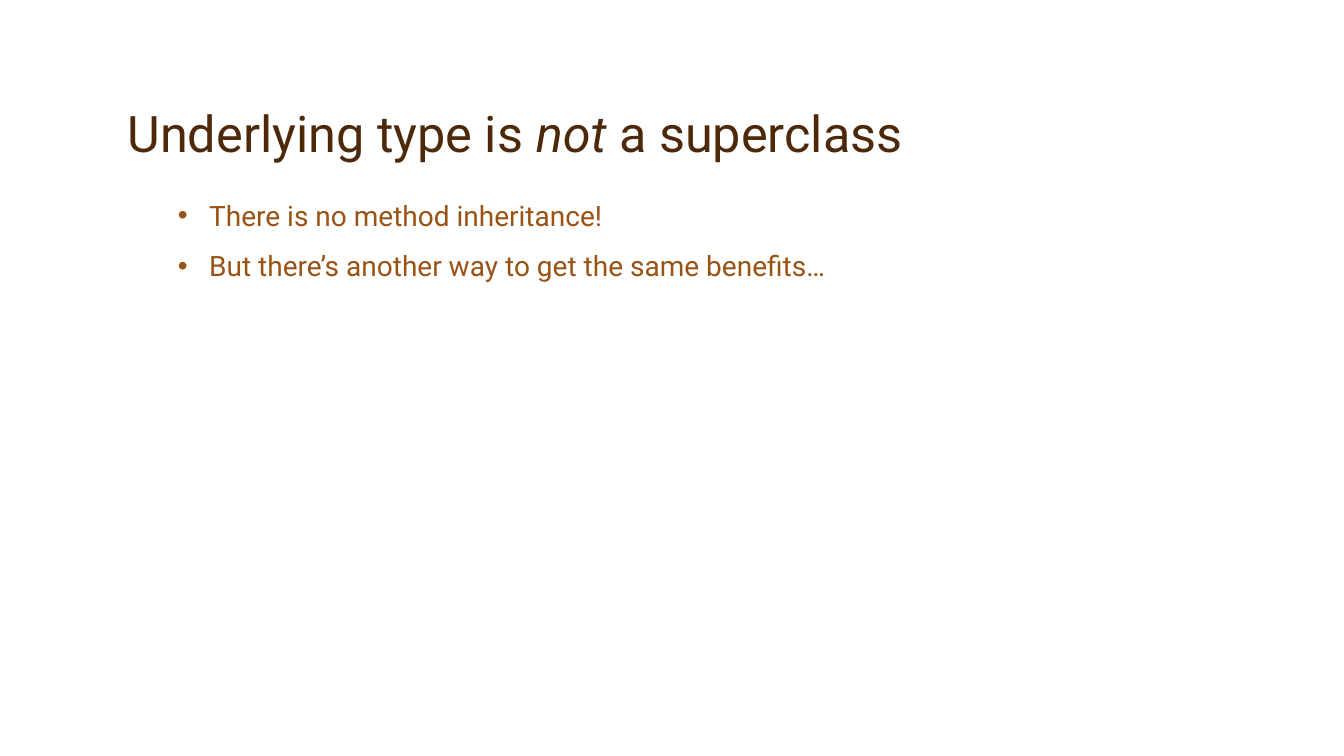
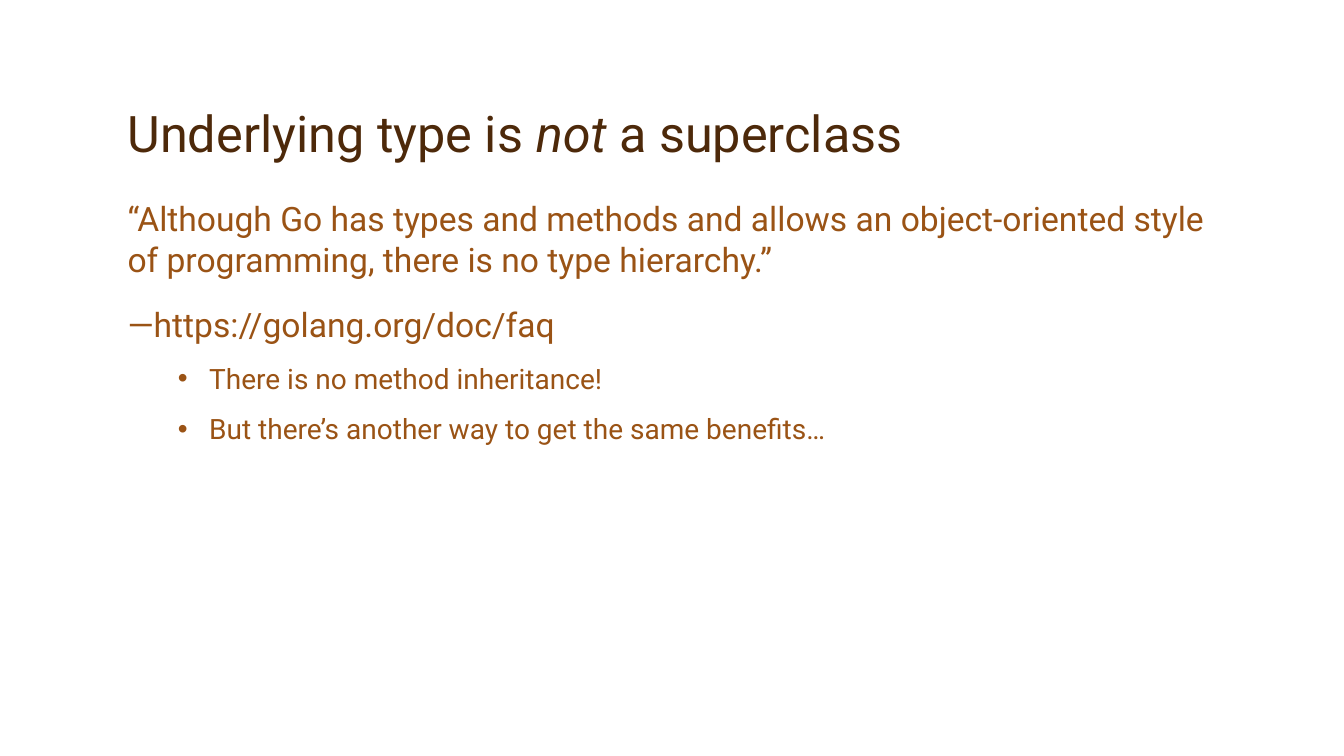
Before and after one commit to jaymcgavren/presentations, a slide deck: slide 79 of go/phillyete/2019/golang_phillyete_2019.pptx (slide 88 before the commit). Drawn at 1344x756 pixels with LibreOffice and Linux fonts; fonts in the diff are those of the drawing; background and template pictures are left out. Boxes give left, top, right and bottom in pixels: in the first picture for what was removed or moved away, otherwise in the second. Text is boxed around its words. In the diff, an @@ line names an element or a change of style, - is before the commit and + after.

```diff
--- a/go/phillyete/2019/golang_phillyete_2019.pptx
+++ b/go/phillyete/2019/golang_phillyete_2019.pptx
@@ text at box(128, 205, 1204, 344): paragraphs added @@
+“Although Go has types and methods and allows an object-oriented style of programming, there is no type hierarchy.”
+—https://golang.org/doc/faq
@@ text at box(209, 368, 602, 390): more space between paragraphs @@
```
Also in this commit, not shown: 35 other slides changed, 38 slides added, 32 slides removed.
